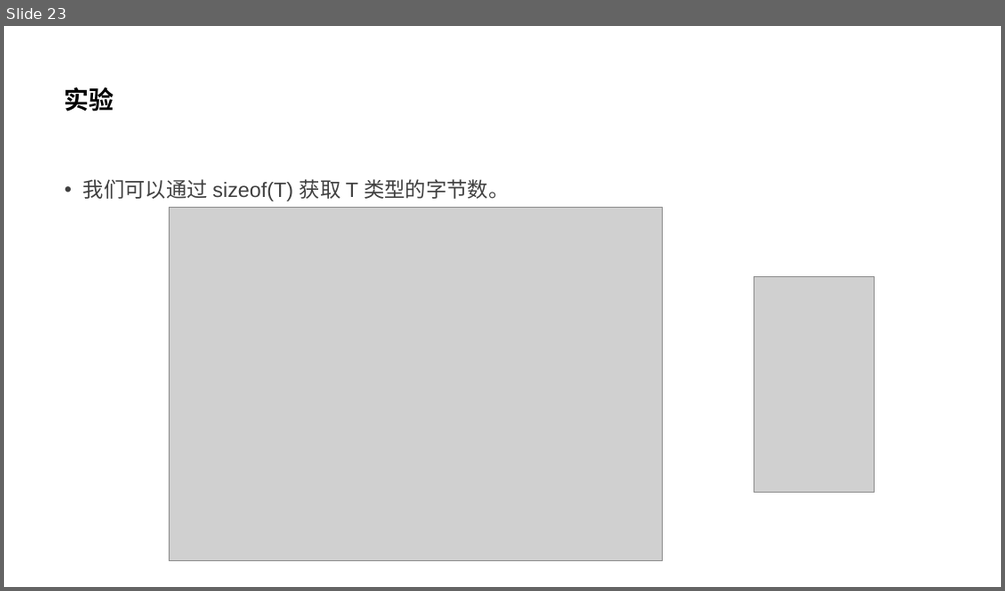
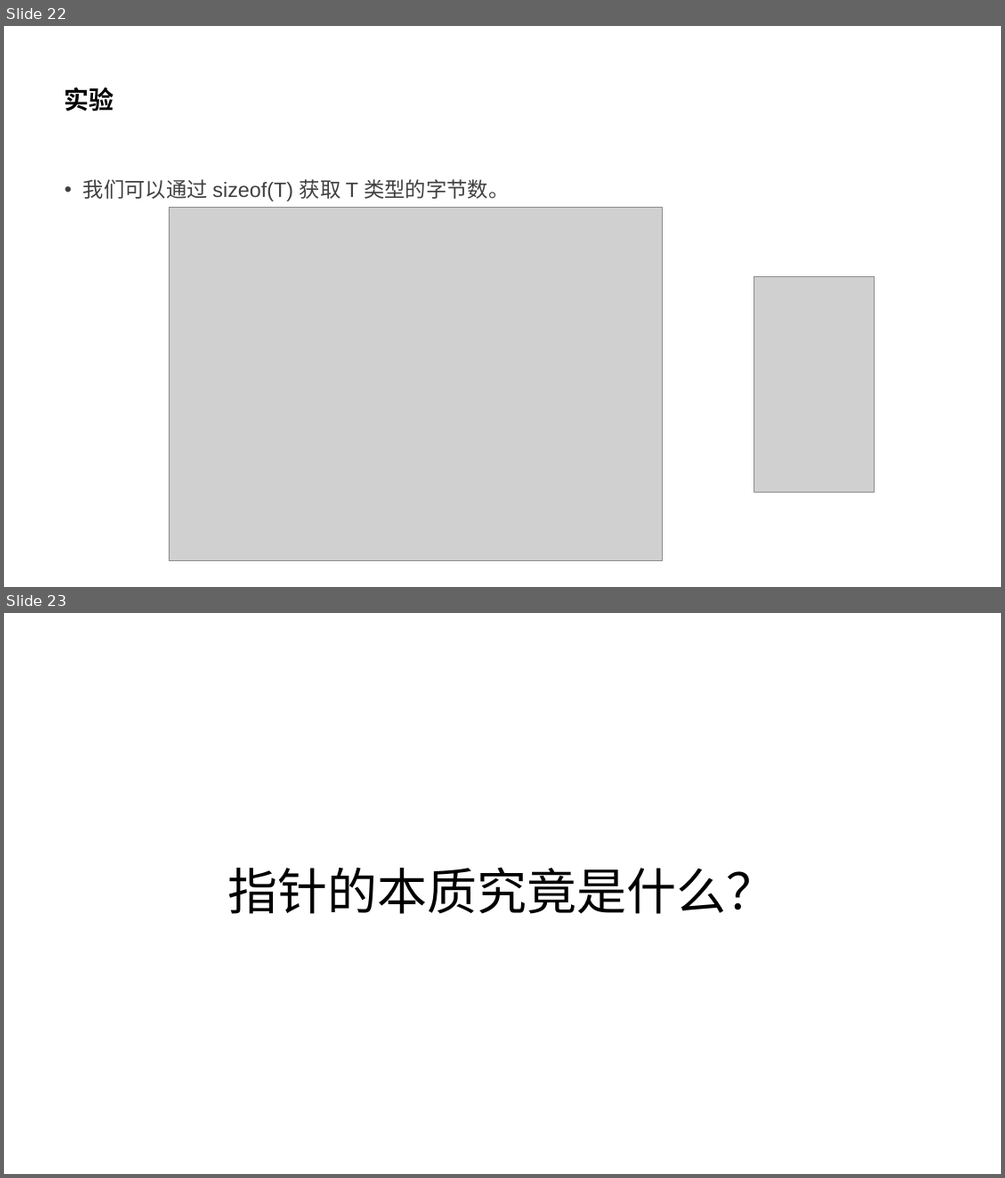
Before and after one commit to parallel101/course, a slide deck: 12/slides.pptx. Shown one above the other, each under a label of ours: slide 23 before the commit, slides 22 and 23 after it. The pictures are 1005x591 and 1005x1178 pixels, drawn with LibreOffice and Linux fonts; fonts in the diff are those of the drawing; grey boxes stand for pictures. Boxes give left, top, right and bottom in pixels: in the first picture for what was removed or moved away, otherwise in the second. Text is boxed around its words. In the diff, an @@ line names an element or a change of style, - is before the commit and + after.

```diff
--- a/12/slides.pptx
+++ b/12/slides.pptx
@@ slide 23 added at (x1=4, y1=613, x2=1001, y2=1174), background #FFFFFF @@
@@ title added at (x1=228, y1=867, x2=777, y2=914), 48 pt, text #000000 @@
+指针的本质究竟是什么？
@@ what was slide 23 is now slide 22 @@
```
Also in this commit, not shown: 1 slide changed, 9 other slides added, 1 slide removed, 13 other files.
